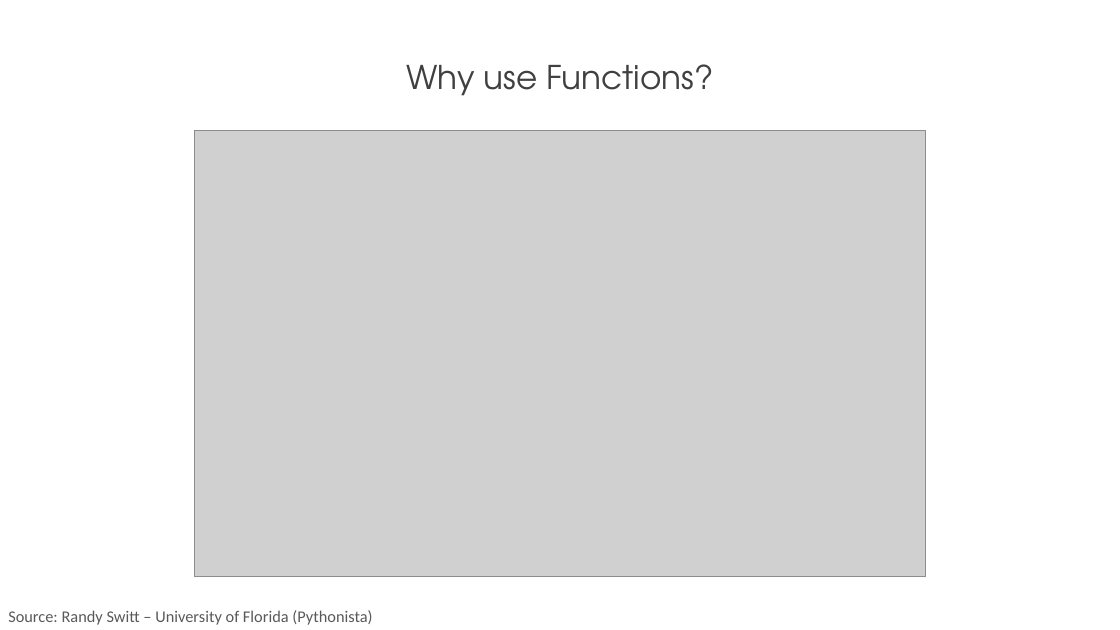
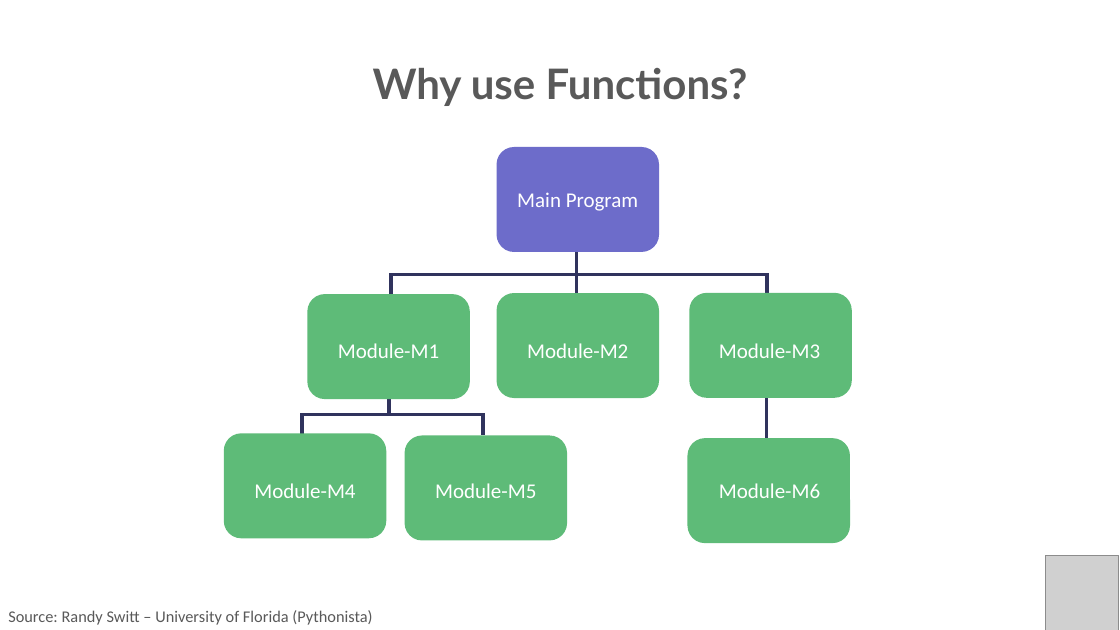
Before and after one commit to PracticumAI/python, a slide deck: slide 4 of presentations/03_functions.pptx. Drawn at 1120x630 pixels with LibreOffice and Linux fonts; fonts in the diff are those of the drawing; grey boxes stand for pictures. Boxes give left, top, right and bottom in pixels: in the first picture for what was removed or moved away, otherwise in the second. Text is boxed around its words. In the diff, an @@ line names an element or a change of style, - is before the commit and + after.

Commit message:
Updated README w/CITT Canvas content & updated functions.pptx to new visual standard.

```diff
--- a/presentations/03_functions.pptx
+++ b/presentations/03_functions.pptx
@@ text "Why use Functions?" at (x1=373, y1=68, x2=748, y2=106): size 28 to 36 pt, font TeX Gyre Adventor to Lato, text colour #404040 to #595959, bold on @@
@@ picture removed at (x1=195, y1=131, x2=926, y2=577) @@
@@ rounded rectangle added at (x1=497, y1=147, x2=660, y2=252), fill #6D6CCA @@
@@ text added at (x1=517, y1=192, x2=638, y2=211), 18 pt, text #FFFFFF @@
+Main Program
@@ rounded rectangle added at (x1=308, y1=294, x2=471, y2=399), fill #5EBB78 @@
@@ rounded rectangle added at (x1=497, y1=293, x2=660, y2=398), fill #5EBB78 @@
@@ rounded rectangle added at (x1=690, y1=293, x2=853, y2=398), fill #5EBB78 @@
@@ text added at (x1=338, y1=343, x2=439, y2=358), 18 pt, text #FFFFFF @@
+Module-M1
@@ text added at (x1=527, y1=343, x2=628, y2=358), 18 pt, text #FFFFFF @@
+Module-M2
@@ text added at (x1=719, y1=343, x2=820, y2=358), 18 pt, text #FFFFFF @@
+Module-M3
@@ group added at (x1=302, y1=252, x2=767, y2=441): 3 lines, 2 left brackets @@
@@ rounded rectangle added at (x1=223, y1=434, x2=386, y2=539), fill #5EBB78 @@
@@ rounded rectangle added at (x1=405, y1=435, x2=568, y2=540), fill #5EBB78 @@
@@ rounded rectangle added at (x1=687, y1=439, x2=850, y2=544), fill #5EBB78 @@
@@ text added at (x1=254, y1=483, x2=355, y2=498), 18 pt, text #FFFFFF @@
+Module-M4
@@ text added at (x1=435, y1=483, x2=536, y2=498), 18 pt, text #FFFFFF @@
+Module-M5
@@ text added at (x1=719, y1=483, x2=820, y2=498), 18 pt, text #FFFFFF @@
+Module-M6
@@ picture added at (x1=1045, y1=555, x2=1119, y2=630) @@
```
Also in this commit, not shown: 16 other slides changed, 1 other file.
